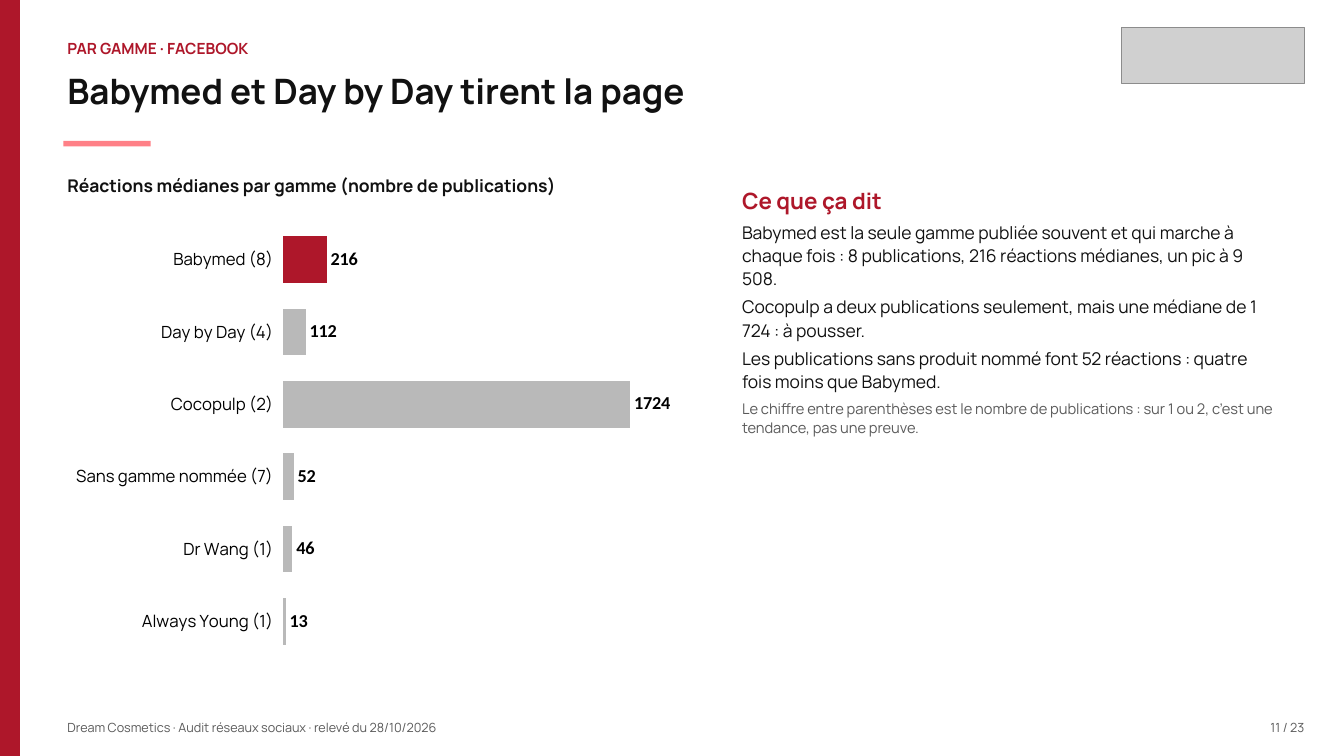
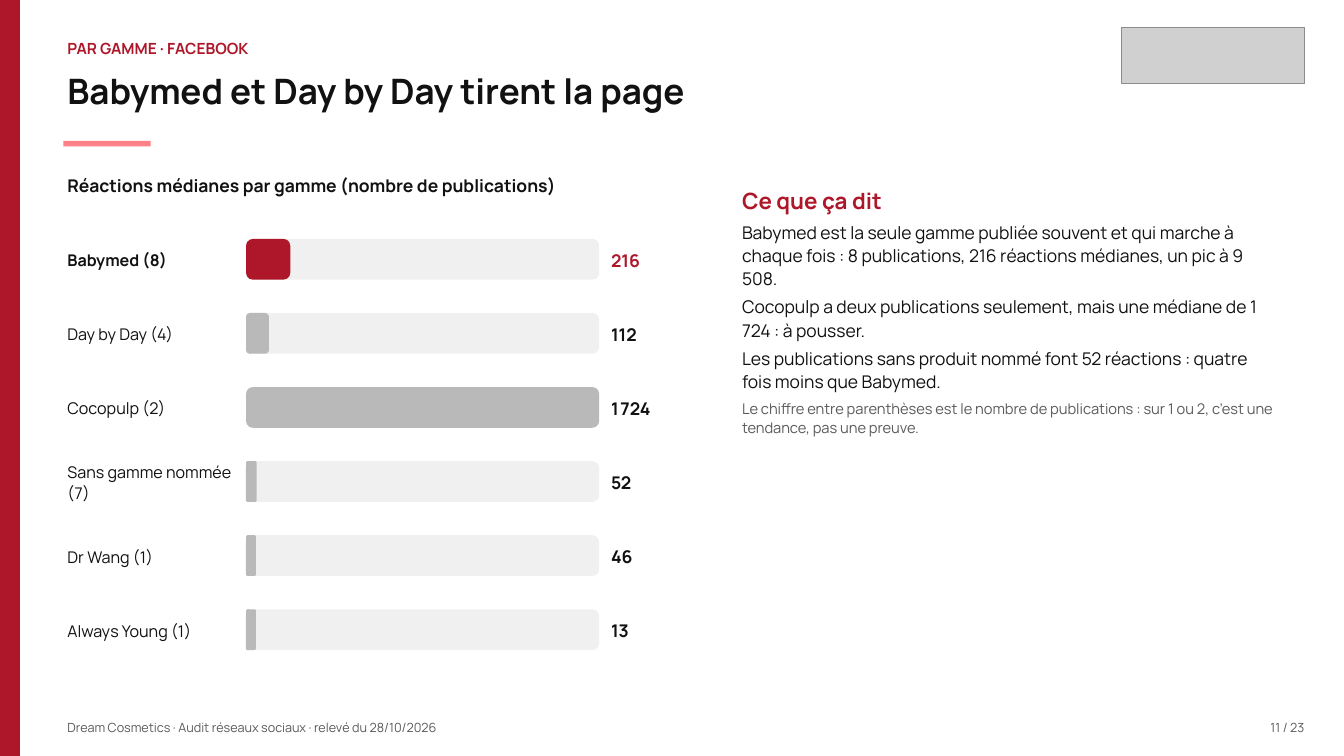
Before and after one commit to leslita06/fatima-unifood-fictif, a slide deck: slide 11 of tmp-tj/261028_dream-cosmetics_audit-reseaux-sociaux_v2.pptx. Drawn at 1344x756 pixels with LibreOffice and Linux fonts; fonts in the diff are those of the drawing; grey boxes stand for pictures. Boxes give left, top, right and bottom in pixels: in the first picture for what was removed or moved away, otherwise in the second. Text is boxed around its words. In the diff, an @@ line names an element or a change of style, - is before the commit and + after.

Commit message:
tmp

```diff
--- a/tmp-tj/261028_dream-cosmetics_audit-reseaux-sociaux_v2.pptx
+++ b/tmp-tj/261028_dream-cosmetics_audit-reseaux-sociaux_v2.pptx
@@ bar chart removed at <box>64,215,699,667</box> @@
-categories: Always Young (1), Dr Wang (1), Sans gamme nommée (7), Cocopulp (2), Day by Day (4), Babymed (8)
-Series 1: 13, 46, 52, 1724, 112, 216
@@ rounded rectangle added at <box>246,239,599,279</box>, fill #F0F0F0 @@
@@ rounded rectangle added at <box>246,239,290,279</box>, fill #AE172A @@
@@ text added at <box>67,252,167,270</box>, 11.5 pt, text #111111, bold @@
+Babymed (8)
@@ text added at <box>611,254,640,268</box>, 12.5 pt, text #AE172A, bold @@
+216
@@ text added at <box>67,326,173,344</box>, 11.5 pt, text #111111 @@
+Day by Day (4)
@@ rounded rectangle added at <box>246,313,599,353</box>, fill #F0F0F0 @@
@@ rounded rectangle added at <box>246,313,269,353</box>, fill #B9B9B9 @@
@@ text added at <box>611,328,637,341</box>, 12.5 pt, text #111111, bold @@
+112
@@ rounded rectangle added at <box>246,387,599,427</box>, fill #B9B9B9 @@
@@ text added at <box>67,400,165,418</box>, 11.5 pt, text #111111 @@
+Cocopulp (2)
@@ text added at <box>611,402,650,415</box>, 12.5 pt, text #111111, bold @@
+1 724
@@ text added at <box>67,465,231,502</box>, 11.5 pt, text #111111 @@
+Sans gamme nommée (7)
@@ rounded rectangle added at <box>246,461,599,501</box>, fill #F0F0F0 @@
@@ rounded rectangle added at <box>246,461,257,501</box>, fill #B9B9B9 @@
@@ text added at <box>611,476,631,490</box>, 12.5 pt, text #111111, bold @@
+52
@@ rounded rectangle added at <box>246,535,599,576</box>, fill #F0F0F0 @@
@@ rounded rectangle added at <box>246,535,256,576</box>, fill #B9B9B9 @@
@@ text added at <box>67,549,153,567</box>, 11.5 pt, text #111111 @@
+Dr Wang (1)
@@ text added at <box>611,550,632,564</box>, 12.5 pt, text #111111, bold @@
+46
@@ text added at <box>67,623,191,641</box>, 11.5 pt, text #111111 @@
+Always Young (1)
@@ rounded rectangle added at <box>246,609,599,649</box>, fill #F0F0F0 @@
@@ rounded rectangle added at <box>246,609,256,649</box>, fill #B9B9B9 @@
@@ text added at <box>611,624,629,638</box>, 12.5 pt, text #111111, bold @@
+13
```
Also in this commit, not shown: 1 other slide changed.
